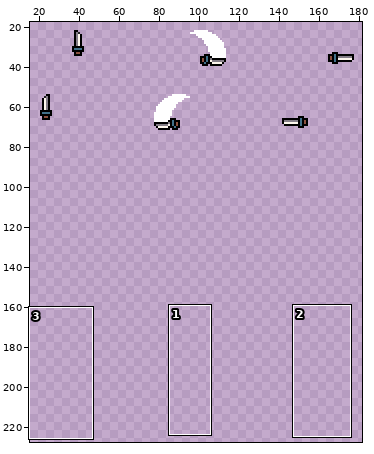
Edited in one commit: sprite sheet (Assets/melee_attack.png). Above, an overview of the earlier version with the close-up marked.
Close-up. Old version:
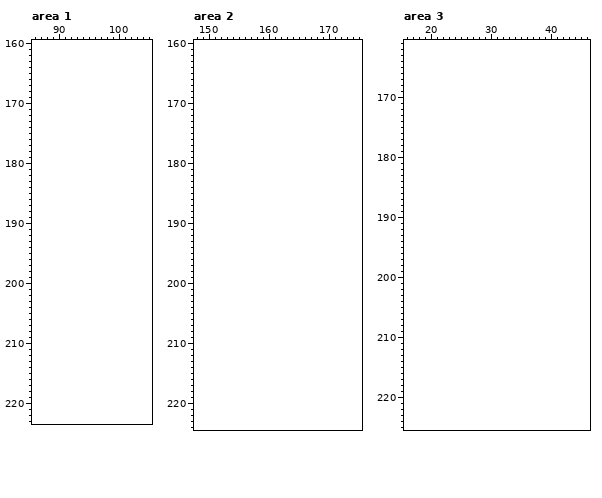
The file is 192x64 pixels. Shown: area 1: x 86..105, y 160..223; area 2: x 148..175, y 160..224; area 3: x 16..46, y 161..225. The old version is drawn lined up with the new one, on the new canvas. The wide view leaves out empty margins. The commit also changed other parts of the picture, which this record leaves out.
The result:
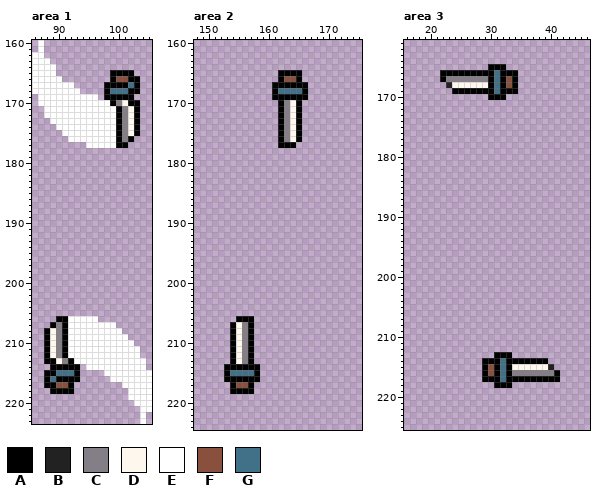
Palette (. is transparent): A #000000  B #222222  C #847e87  D #fdf7ed  E #ffffff  F #8a503e  G #417089
From old to new:
canvas 192x64 -> 192x256, the old top-left corner now at 0,16
Changed rows in their new state; - is an unchanged pixel.
Area 1:
first column x 86:
160 -E----------------
161 -E----------------
162 EE----------------
163 EEE---------------
164 EEEE--------------
165 EEEE---------AAAA-
166 EEEEE--------AFFAA
167 EEEEEEE-----AAAAGA
168 EEEEEEEE----AGGGAA
169 -EEEEEEEEEE-AAAAA-
170 -EEEEEEEEEEEEACDAA
171 --EEEEEEEEEEEEACDA
172 --EEEEEEEEEEEEACDA
173 ---EEEEEEEEEEEACDA
174 ----EEEEEEEEEEACDA
175 -----EEEEEEEEEACDA
176 ------EEEEEEEEACA-
177 ---------EEEEEAA--
first column x 88:
206 --AAEEEEE---------
207 -ACAEEEEEEEE------
208 ADCAEEEEEEEEE-----
209 ADCAEEEEEEEEEE----
210 ADCAEEEEEEEEEEE---
211 ADCAEEEEEEEEEEEE--
212 ADCAEEEEEEEEEEEE--
213 AADCAEEEEEEEEEEEE-
214 -AAAAA-EEEEEEEEEE-
215 AAGGGA----EEEEEEEE
216 AGAAAA-----EEEEEEE
217 AAFFA--------EEEEE
218 -AAAA---------EEEE
219 --------------EEEE
220 ---------------EEE
221 ----------------EE
222 ----------------E-
223 ----------------E-
Area 2:
first column x 161:
165 -AAAA-
166 -AFFA-
167 AAAAAA
168 AGGGGA
169 AAAAAA
170 -ACDA-
171 -ACDA-
172 -ACDA-
173 -ACDA-
174 -ACDA-
175 -ACDA-
176 -ACDA-
177 -AAA--
first column x 153:
206 --AAA-
207 -ADCA-
208 -ADCA-
209 -ADCA-
210 -ADCA-
211 -ADCA-
212 -ADCA-
213 -ADCA-
214 AAAAAA
215 AGGGGA
216 AAAAAA
217 -AFFA-
218 -AAAA-
Area 3:
first column x 22:
165 --------AAA--
166 AAAAAAAAAGAAA
167 ACCCCCCCAGAFA
168 -BDDDDDDAGAFA
169 --AAAAAAAGAAA
170 --------AAA--
first column x 29:
213 --AAA--------
214 AAAGAAAAAAA--
215 AFAGADDDDDDB-
216 AFAGACCCCCCCA
217 AAAGAAAAAAAAA
218 --AAA--------
Boxes around the changes in both close-ups, in picture pixels (x1, y1, x2, y2):
added: (32, 40, 140, 148)
added: (44, 316, 152, 424)
added: (272, 70, 308, 148)
added: (224, 316, 260, 394)
added: (440, 64, 518, 100)
added: (482, 352, 560, 388)
